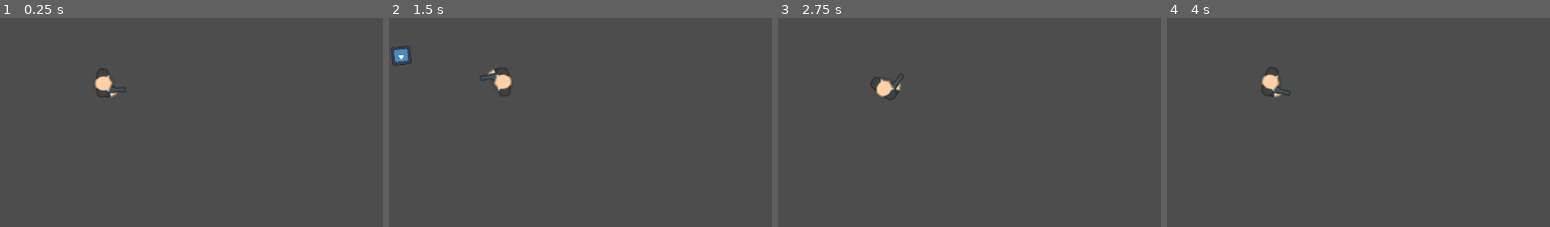
Above: before the commit, frames 1-4 (left to right).
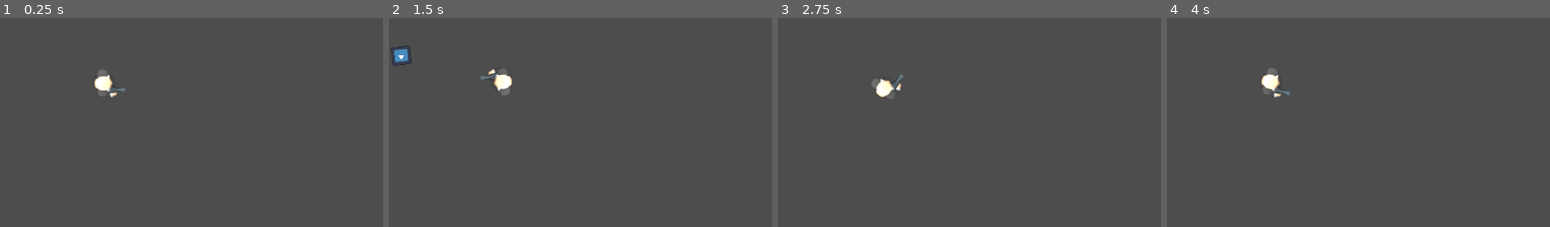
Above: after the commit, the same moments.

Repository: shajo5318008/zombie-island-2d
Game: Godot game, scene res://player.tscn
Same seed, same stepped clock (60 frames per second), same inputs: the game is played once before the commit and once after it. The engine's default icon, where the game draws it, is replaced by a stand-in: a white triangle on a blue panel in a dark square.
Inputs (mouse positions are % of the whole screen's width and height, from its top left):
- Up to frame 1 (0.25 s): no input
- Up to frame 2 (1.5 s): tap Enter at 0.5 s; move the mouse to (74, 47) at 0.52 s; hold Right (ui_right) 0.53-1.28 s; click (74, 47) at 0.6 s; move the mouse to (31, 58) at 1.27 s; hold Down (ui_down) from 1.28 s (still down); click (31, 58) at 1.35 s
- Up to frame 3 (2.75 s): tap Space at 2 s; move the mouse to (62, 29) at 2.02 s; release Down (ui_down) at 2.03 s; hold Right (ui_right) from 2.03 s (still down); click (62, 29) at 2.1 s
- Up to frame 4 (4 s): move the mouse to (46, 74) at 2.77 s; release Right (ui_right) at 2.78 s; hold Up (ui_up) 2.78-3.53 s; click (46, 74) at 2.85 s; tap Enter at 3.5 s; move the mouse to (82, 68) at 3.52 s; hold Left (ui_left) from 3.53 s (still down); click (82, 68) at 3.6 s
The pictures show only the part of the screen within x 37-87%, y 37-87%; the shares and areas given below are measured in that part.

The runs differ from the first frame. In frame 1, 0.5% of the frame differs, in the area x 24-33%, y 23-39%; in frame 2, 0.5%; in frame 3, 0.5%; in frame 4, 0.5%.

Commit message:
new changes

Diff:
--- a/blood_particles.gd
+++ /dev/null
@@ -1,9 +0,0 @@
-extends CPUParticles2D
-
-func _ready():
-	# Wait for 1 second, then permanently turn off particle simulation
-	# This keeps the pixels visible on the ground without wasting performance
-	await get_tree().create_timer(1.0).timeout
-	emitting = false
-	set_process(false)
-	set_physics_process(false)
--- a/blood_particles.tscn
+++ b/blood_particles.tscn
@@ -1,18 +1,3 @@
 [gd_scene format=3 uid="uid://cy77sibxhbk6y"]
 
-[ext_resource type="Script" uid="uid://50gnj2yvbmw" path="res://blood_particles.gd" id="1_h5v43"]
-
-[node name="BloodParticles" type="CPUParticles2D" unique_id=1143371989]
-emitting = false
-amount = 20
-one_shot = true
-explosiveness = 0.8
-spread = 180.0
-initial_velocity_min = 50.0
-initial_velocity_max = 150.0
-damping_min = 100.0
-damping_max = 100.0
-scale_amount_min = 2.0
-scale_amount_max = 5.0
-color = Color(0.93685824, 0, 0.014129648, 1)
-script = ExtResource("1_h5v43")
+[node name="BloodParticles" type="CPUParticles2D" unique_id=241857273]
--- a/player.tscn
+++ b/player.tscn
@@ -5,6 +5,19 @@
 
 [sub_resource type="CircleShape2D" id="CircleShape2D_hqtel"]
 radius = 30.016663
+
+[sub_resource type="Gradient" id="Gradient_onrkg"]
+
+[sub_resource type="GradientTexture2D" id="GradientTexture2D_i3pqv"]
+gradient = SubResource("Gradient_onrkg")
+fill = 1
+fill_from = Vector2(0.5, 0.5)
+fill_to = Vector2(1, 0.5)
+
+[sub_resource type="Gradient" id="Gradient_hqtel"]
+
+[sub_resource type="GradientTexture2D" id="GradientTexture2D_sweqy"]
+gradient = SubResource("Gradient_hqtel")
 
 [node name="Player" type="CharacterBody2D" unique_id=1437051713 groups=["Player"]]
 script = ExtResource("1_onrkg")
@@ -22,3 +35,15 @@
 [node name="Camera2D" type="Camera2D" parent="." unique_id=781061650]
 
 [node name="GunSound" type="AudioStreamPlayer2D" parent="." unique_id=798063139]
+
+[node name="Flashlight" type="PointLight2D" parent="." unique_id=880049098]
+position = Vector2(9.500002, 3.9999983)
+scale = Vector2(1.3906251, 1.21875)
+shadow_enabled = true
+texture = SubResource("GradientTexture2D_i3pqv")
+
+[node name="PointLight2D" type="PointLight2D" parent="." unique_id=703823777]
+position = Vector2(27, 15)
+scale = Vector2(0.75, 1.0468749)
+shadow_enabled = true
+texture = SubResource("GradientTexture2D_sweqy")
--- a/world.gd
+++ b/world.gd
@@ -16,8 +16,9 @@
 	$UI/ScoreLabel.text = "Kills: " + str(score)
 
 
-func _on_restart_pressed() -> void:
-	pass # Replace with function body.
+func _on_restart_pressed():
+	get_tree().paused = false # We MUST unpause before reloading!
+	get_tree().reload_current_scene()
 
 # Add this anywhere in world.gd
 func game_over():
@@ -26,5 +27,6 @@
 
 # This is the signal you just connected from the button
 func _on_button_pressed():
-	get_tree().paused = false # Unfreeze the engine
-	get_tree().reload_current_scene() # Reset the level completely
+	print("THE BUTTON WORKS!") # <--- NEW LINE
+	get_tree().paused = false
+	get_tree().reload_current_scene()
--- a/world.tscn
+++ b/world.tscn
@@ -581,6 +581,7 @@
 anchor_bottom = 1.0
 grow_horizontal = 2
 grow_vertical = 2
+mouse_filter = 2
 color = Color(0.039215688, 0.039215688, 0.039215688, 0.5882353)
 
 [node name="Label" type="Label" parent="UI/GameOverMenu" unique_id=344942868]
@@ -599,6 +600,7 @@
 text = "GAME OVER"
 
 [node name="RESTART" type="Button" parent="UI/GameOverMenu" unique_id=1981659030]
+process_mode = 3
 layout_mode = 1
 anchors_preset = 7
 anchor_left = 0.5
@@ -612,5 +614,8 @@
 grow_vertical = 0
 text = "RESTART"
 
+[node name="CanvasModulate" type="CanvasModulate" parent="." unique_id=54109013]
+color = Color(0.1394, 0.18286334, 0.34, 1)
+
 [connection signal="timeout" from="Timer" to="." method="_on_timer_timeout"]
 [connection signal="pressed" from="UI/GameOverMenu/RESTART" to="." method="_on_restart_pressed"]
--- a/zombie.gd
+++ b/zombie.gd
@@ -3,6 +3,9 @@
 @export var speed = 150
 var player = null
 var health = 3  # It will take 3 bullets to drop this zombie
+
+# NEW: Load the blood blueprint into the Zombie's memory
+var blood_scene = preload("res://blood_particles.tscn")
 
 func _ready():
 	player = get_tree().get_first_node_in_group("Player")
@@ -14,7 +17,7 @@
 		velocity = direction * speed
 		move_and_slide()
 
-		# NEW: The Kamikaze Bite!
+		# The Kamikaze Bite!
 		# Loop through anything the zombie just crashed into
 		for i in get_slide_collision_count():
 			var collision = get_slide_collision(i)
@@ -25,9 +28,29 @@
 				collider.take_damage(20) # Bite them!
 				queue_free() # The zombie explodes on impact
 
-# --- NEW COMBAT CODE ---
+# --- COMBAT CODE ---
 func take_damage():
 	health -= 1
 	if health <= 0:
-		get_parent().add_score() # NEW: Tell the World we died!
-		queue_free()
+		# --- THE ULTIMATE BLOOD CODE ---
+		var blood = blood_scene.instantiate()
+		blood.position = global_position
+		get_parent().add_child(blood)
+
+		blood.amount = 30
+		blood.explosiveness = 0.9
+		blood.one_shot = true
+		blood.direction = Vector2(1, 0)
+		blood.spread = 180.0
+		blood.gravity = Vector2(0, 0)
+		blood.initial_velocity_min = 150.0
+		blood.initial_velocity_max = 300.0
+		blood.scale_amount_min = 3.0
+		blood.scale_amount_max = 6.0
+		blood.color = Color(0.8, 0, 0)
+
+		blood.emitting = true
+
+		# --- THE MISSING SCORE & DEATH CODE ---
+		get_parent().add_score() # Increase the kill counter!
+		queue_free() # Actually delete the zombie from the game!
